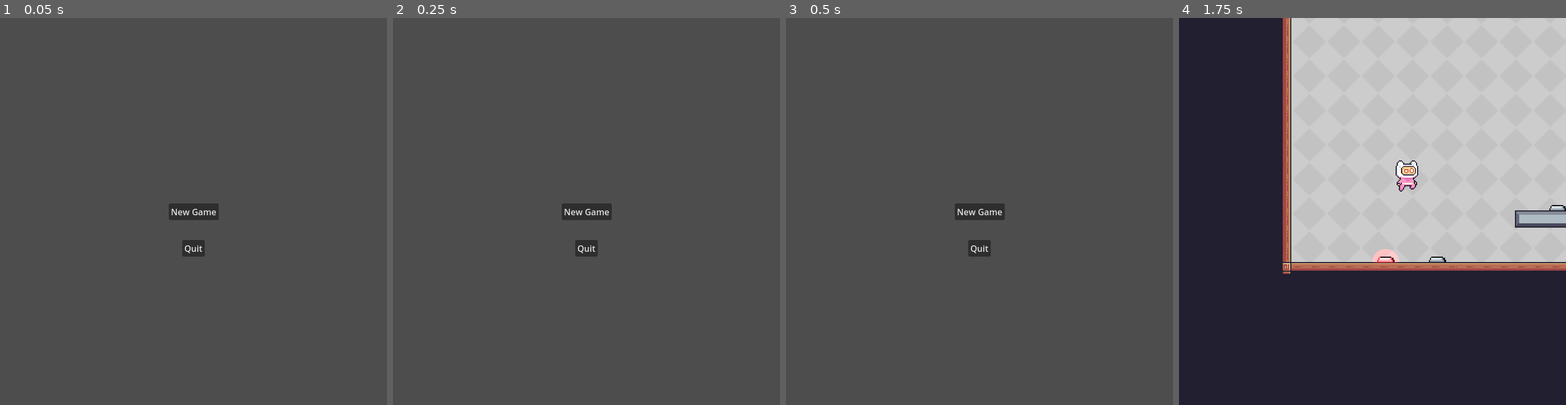
Above: before the commit, frames 1-4 (left to right).
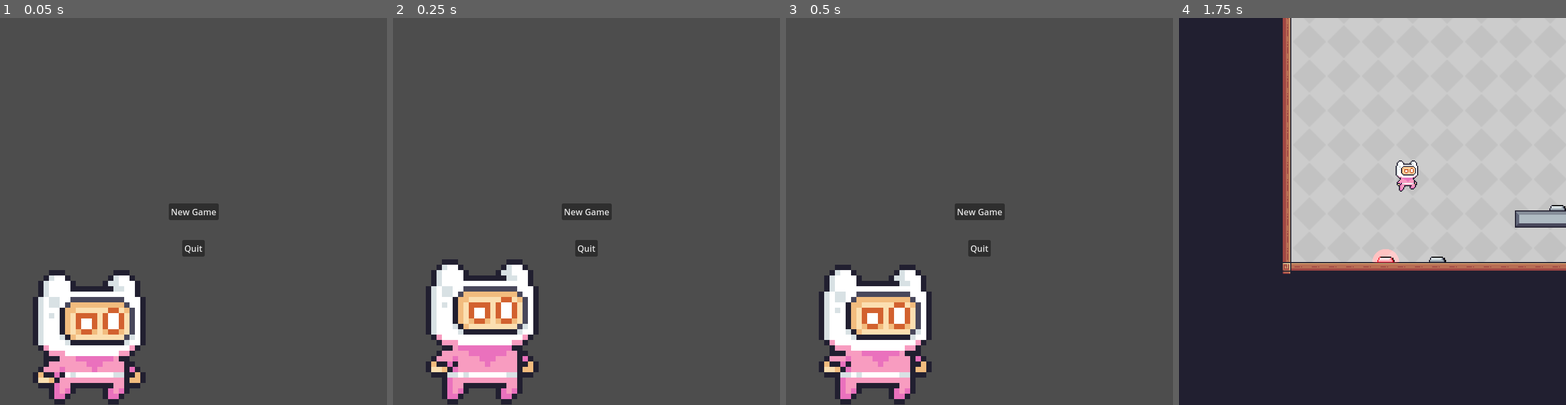
Above: after the commit, the same moments.

Repository: PascalGilbraith/Scale
Game: Godot game, scene res://main_menu.tscn
Same seed, same stepped clock (60 frames per second), same inputs: the game is played once before the commit and once after it.
Inputs:
- Up to frame 1 (0.05 s): no input
- Up to frame 2 (0.25 s): no input
- Up to frame 3 (0.5 s): no input
- Up to frame 4 (1.75 s): click "New Game" at 0.5 s; tap Enter (ui_accept) at 1.25, 1.52 s; hold Right (ui_right) from 1.28 s (still down)

The runs differ from the first frame. In frame 1, 7.9% of the frame differs, in the area x 8-38%, y 65-100%; in frame 2, 8.5%, in the area x 8-38%, y 62-100%; in frame 3, 8.2%; in frame 4, nothing differs.

Commit message:
Add idle player sprite to main menu

Diff:
--- a/main_menu.tscn
+++ b/main_menu.tscn
@@ -1,7 +1,93 @@
-[gd_scene load_steps=3 format=3 uid="uid://4kf5da6q0njq"]
+[gd_scene load_steps=16 format=3 uid="uid://4kf5da6q0njq"]
 
 [ext_resource type="Script" path="res://main_menu.gd" id="1_fhscl"]
 [ext_resource type="PackedScene" uid="uid://7c7mjdtpqpu" path="res://Levels/main.tscn" id="2_6wuiv"]
+[ext_resource type="Texture2D" uid="uid://b4hfpuuj7eijb" path="res://Images/Idle (32x32).png" id="3_m44jh"]
+
+[sub_resource type="AtlasTexture" id="AtlasTexture_qcfp6"]
+atlas = ExtResource("3_m44jh")
+region = Rect2(0, 0, 32, 32)
+
+[sub_resource type="AtlasTexture" id="AtlasTexture_q8ip8"]
+atlas = ExtResource("3_m44jh")
+region = Rect2(32, 0, 32, 32)
+
+[sub_resource type="AtlasTexture" id="AtlasTexture_kjdwn"]
+atlas = ExtResource("3_m44jh")
+region = Rect2(64, 0, 32, 32)
+
+[sub_resource type="AtlasTexture" id="AtlasTexture_5qsh2"]
+atlas = ExtResource("3_m44jh")
+region = Rect2(96, 0, 32, 32)
+
+[sub_resource type="AtlasTexture" id="AtlasTexture_r28gk"]
+atlas = ExtResource("3_m44jh")
+region = Rect2(128, 0, 32, 32)
+
+[sub_resource type="AtlasTexture" id="AtlasTexture_0gauq"]
+atlas = ExtResource("3_m44jh")
+region = Rect2(160, 0, 32, 32)
+
+[sub_resource type="AtlasTexture" id="AtlasTexture_62mlx"]
+atlas = ExtResource("3_m44jh")
+region = Rect2(192, 0, 32, 32)
+
+[sub_resource type="AtlasTexture" id="AtlasTexture_1ggi7"]
+atlas = ExtResource("3_m44jh")
+region = Rect2(224, 0, 32, 32)
+
+[sub_resource type="AtlasTexture" id="AtlasTexture_nf0lx"]
+atlas = ExtResource("3_m44jh")
+region = Rect2(256, 0, 32, 32)
+
+[sub_resource type="AtlasTexture" id="AtlasTexture_vv862"]
+atlas = ExtResource("3_m44jh")
+region = Rect2(288, 0, 32, 32)
+
+[sub_resource type="AtlasTexture" id="AtlasTexture_w582f"]
+atlas = ExtResource("3_m44jh")
+region = Rect2(320, 0, 32, 32)
+
+[sub_resource type="SpriteFrames" id="SpriteFrames_55cct"]
+animations = [{
+"frames": [{
+"duration": 1.0,
+"texture": SubResource("AtlasTexture_qcfp6")
+}, {
+"duration": 1.0,
+"texture": SubResource("AtlasTexture_q8ip8")
+}, {
+"duration": 1.0,
+"texture": SubResource("AtlasTexture_kjdwn")
+}, {
+"duration": 1.0,
+"texture": SubResource("AtlasTexture_5qsh2")
+}, {
+"duration": 1.0,
+"texture": SubResource("AtlasTexture_r28gk")
+}, {
+"duration": 1.0,
+"texture": SubResource("AtlasTexture_0gauq")
+}, {
+"duration": 1.0,
+"texture": SubResource("AtlasTexture_62mlx")
+}, {
+"duration": 1.0,
+"texture": SubResource("AtlasTexture_1ggi7")
+}, {
+"duration": 1.0,
+"texture": SubResource("AtlasTexture_nf0lx")
+}, {
+"duration": 1.0,
+"texture": SubResource("AtlasTexture_vv862")
+}, {
+"duration": 1.0,
+"texture": SubResource("AtlasTexture_w582f")
+}],
+"loop": true,
+"name": &"default",
+"speed": 20.0
+}]
 
 [node name="MainMenu" type="CanvasLayer"]
 script = ExtResource("1_fhscl")
@@ -35,5 +121,12 @@
 grow_vertical = 2
 text = "Quit"
 
+[node name="AnimatedSprite2D" type="AnimatedSprite2D" parent="."]
+texture_filter = 1
+position = Vector2(161, 559)
+scale = Vector2(10, 10)
+sprite_frames = SubResource("SpriteFrames_55cct")
+autoplay = "default"
+
 [connection signal="pressed" from="Button_Play" to="." method="_on_button_play_pressed"]
 [connection signal="pressed" from="Button_Quit" to="." method="_on_button_quit_pressed"]
